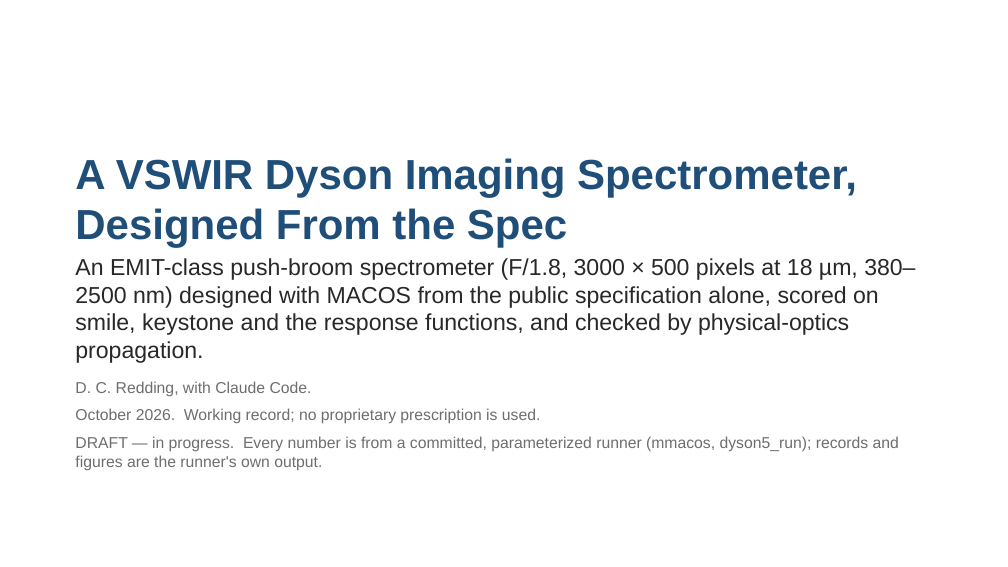
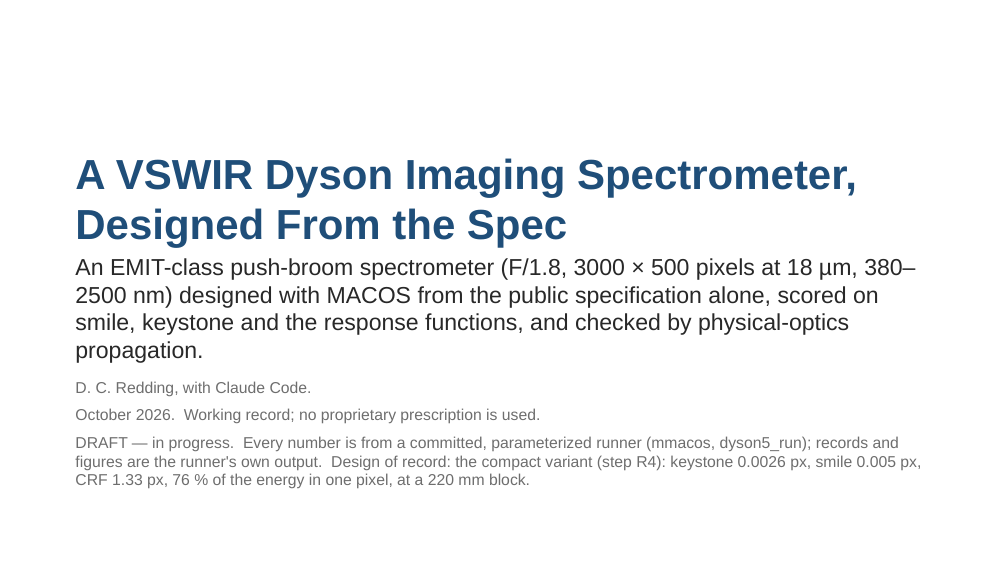
Before and after one commit to nasa-jpl/macos, a slide deck: slide 1 of demo_session/deck_dyson.pptx. Drawn at 1008x567 pixels with LibreOffice and Linux fonts; fonts in the diff are those of the drawing. Boxes give left, top, right and bottom in pixels: in the first picture for what was removed or moved away, otherwise in the second. Text is boxed around its words. In the diff, an @@ line names an element or a change of style, - is before the commit and + after.

```diff
--- a/demo_session/deck_dyson.pptx
+++ b/demo_session/deck_dyson.pptx
@@ text at box(75, 436, 921, 488): text changed @@
-DRAFT — in progress. Every number is from a committed, parameterized runner (mmacos, dyson5_run); records and figures are the runner's own output.
+DRAFT — in progress. Every number is from a committed, parameterized runner (mmacos, dyson5_run); records and figures are the runner's own output. Design of record: the compact variant (step R4): keystone 0.0026 px, smile 0.005 px, CRF 1.33 px, 76 % of the energy in one pixel, at a 220 mm block.
```
Also in this commit, not shown: 6 other slides changed, 6 slides added, 11 other files.
